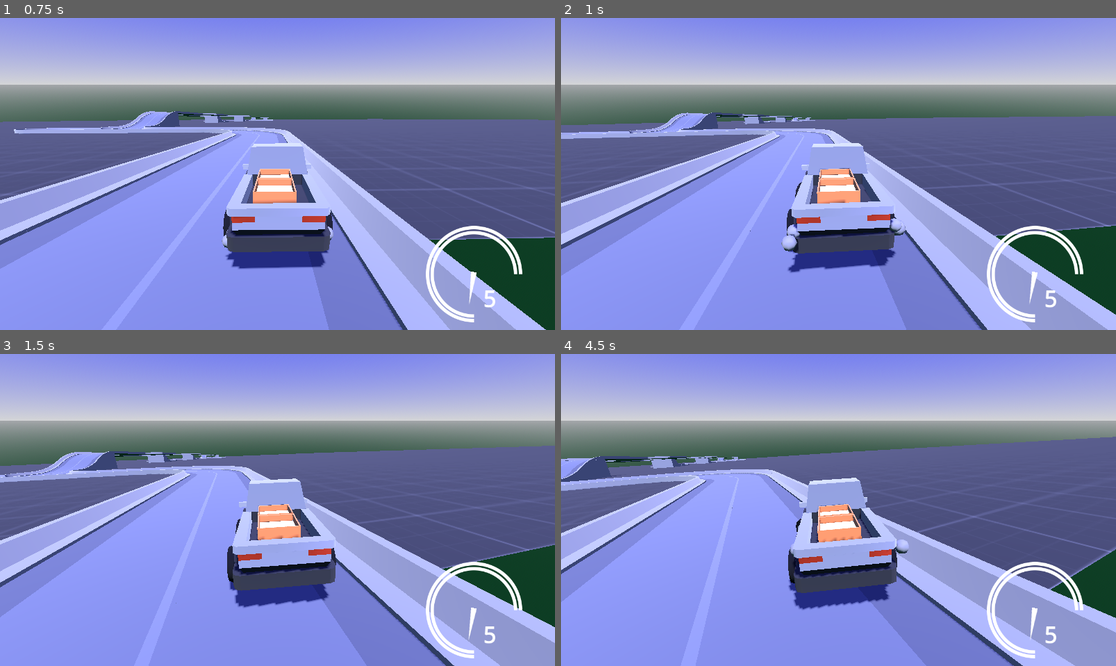
Above: before the commit, frames 1-4 (two rows, left to right).
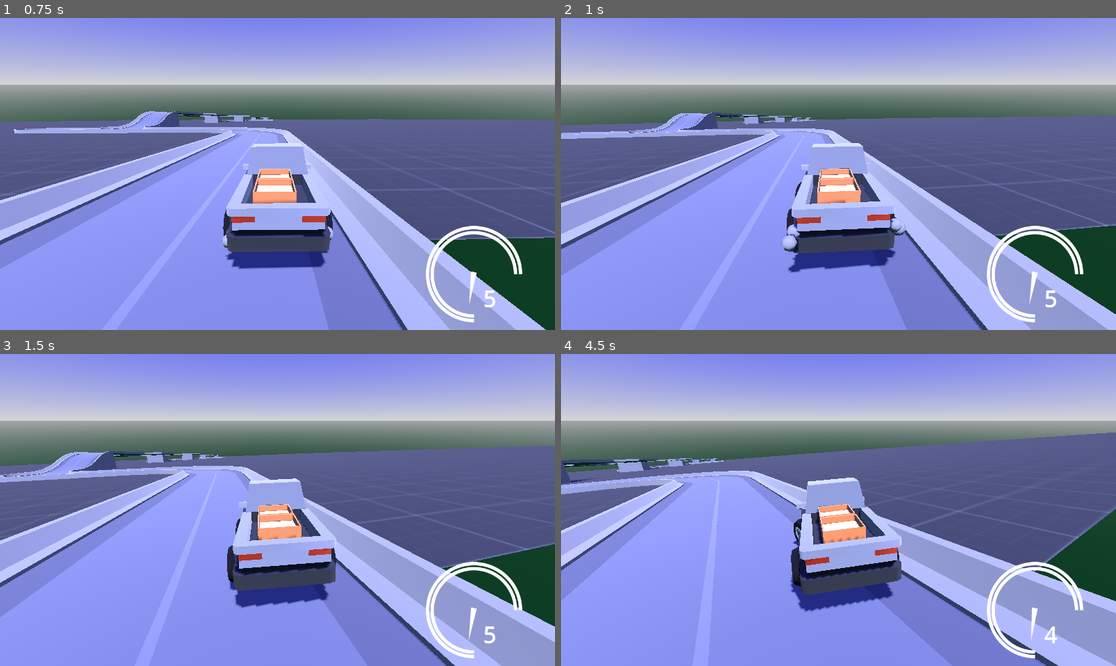
Above: after the commit, the same moments.

Repository: Yngwarr/tofu-delivery-game
Game: Godot game, scene res://scenes/Game.tscn
Two runs of this game, one before a commit and one after it. Both use one fixed random seed, a clock stepped at 60 frames per second and the inputs below.
Inputs:
- Up to frame 1 (0.75 s): hold D (steer_right) from 0.53 s (still down); tap W (throttle) at 0.6 s
- Up to frame 2 (1 s): keep holding D (steer_right)
- Up to frame 3 (1.5 s): release D (steer_right) at 1.28 s; hold S (brake) from 1.28 s (still down); tap W (throttle) at 1.35 s
- Up to frame 4 (4.5 s): release S (brake) at 2.03 s; hold D (steer_right) 2.03-3.53 s; tap W (throttle) every 0.75 s from 2.1 to 4.35 s; hold A (steer_left) from 3.53 s (still down)

Frame 1 is identical in both runs. In frame 2, 0.3% of the frame differs, in the area x 0-100%, y 30-100%; in frame 3, 0.7%; in frame 4, 14%, in the area x 0-100%, y 25-100%.

Commit message:
fine-tuned the car physics

Diff:
--- a/scenes/Car.tscn
+++ b/scenes/Car.tscn
@@ -39,13 +39,13 @@
 [node name="frw" parent="." node_paths=PackedStringArray("smoke") instance=ExtResource("3_4m2kf")]
 transform = Transform3D(1, 0, 0, 0, 1, 0, 0, 0, 1, -1.32, -0.0743923, 1.526)
 use_as_steering = true
-wheel_friction_slip = 1.2
+wheel_friction_slip = 1.4
 smoke = NodePath("../frw_dust")
 
 [node name="flw" parent="." node_paths=PackedStringArray("smoke") instance=ExtResource("3_4m2kf")]
 transform = Transform3D(1, 0, 0, 0, 1, 0, 0, 0, 1, 1.32, -0.0743923, 1.526)
 use_as_steering = true
-wheel_friction_slip = 1.2
+wheel_friction_slip = 1.4
 smoke = NodePath("../flw_dust")
 
 [node name="wheelTruck" parent="flw" index="0"]
@@ -54,13 +54,13 @@
 [node name="rrw" parent="." node_paths=PackedStringArray("smoke") instance=ExtResource("3_4m2kf")]
 transform = Transform3D(1, 0, 0, 0, 1, 0, 0, 0, 1, -1.32, -0.0743923, -1.252)
 use_as_traction = true
-wheel_friction_slip = 1.2
+wheel_friction_slip = 1.8
 smoke = NodePath("../rrw_dust")
 
 [node name="rlw" parent="." node_paths=PackedStringArray("smoke") instance=ExtResource("3_4m2kf")]
 transform = Transform3D(1, 0, 0, 0, 1, 0, 0, 0, 1, 1.32, -0.0743923, -1.252)
 use_as_traction = true
-wheel_friction_slip = 1.2
+wheel_friction_slip = 1.8
 smoke = NodePath("../rlw_dust")
 
 [node name="wheelTruck" parent="rlw" index="0"]
--- a/src/Wheel.gd
+++ b/src/Wheel.gd
@@ -3,4 +3,4 @@
 @export var smoke: GPUParticles3D
 
 func _physics_process(_delta):
-	smoke.emitting = get_skidinfo() < .3
+	smoke.emitting = get_skidinfo() < .1
